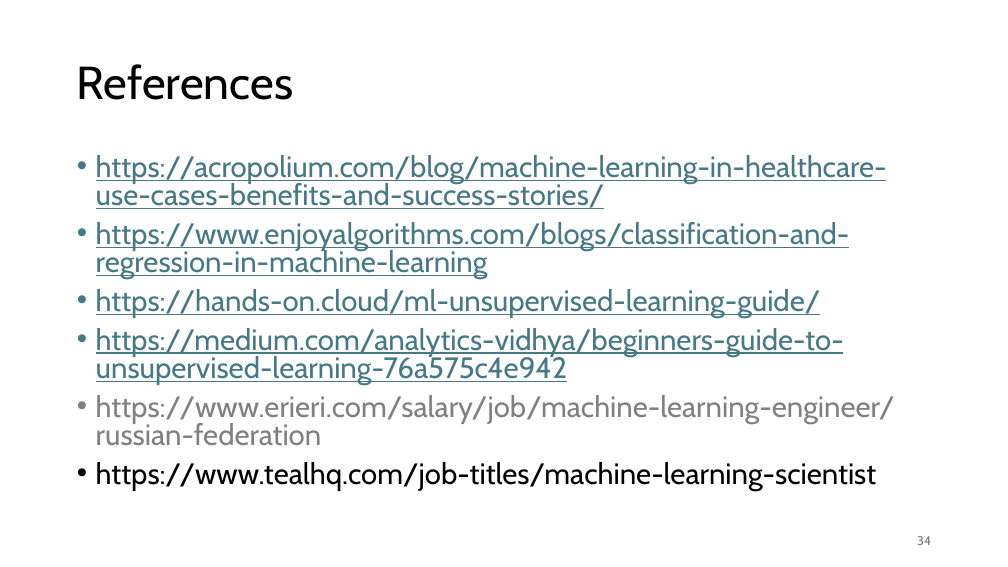
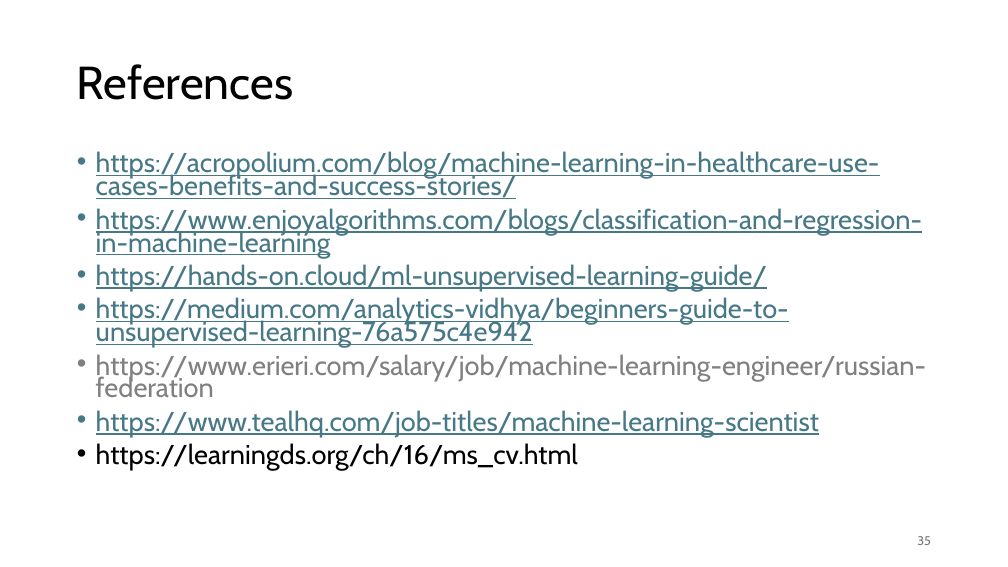
Before and after one commit to taqihaider7/NSU_ML, a slide deck: slide 36 of Lectures/Day1_Intro.pptx (slide 35 before the commit). Drawn at 1008x567 pixels with LibreOffice and Linux fonts; fonts in the diff are those of the drawing. Boxes give left, top, right and bottom in pixels: in the first picture for what was removed or moved away, otherwise in the second. Text is boxed around its words. In the diff, an @@ line names an element or a change of style, - is before the commit and + after.

```diff
--- a/Lectures/Day1_Intro.pptx
+++ b/Lectures/Day1_Intro.pptx
@@ text at (96,151,926,437): size 28 to 25.9 pt; text colour #000000 to #467886, underline on in "https://www.tealhq.com/job-titles/machine-learning-scientist"; line spacing 0.8 to 0.7 @@
@@ text at (96,443,578,470): paragraph added @@
+• https://learningds.org/ch/16/ms_cv.html
@@ page number at (917,536,931,545): text changed @@
-34
+35
```
Also in this commit, not shown: 2 other slides changed, 1 slide added, 1 other file.
